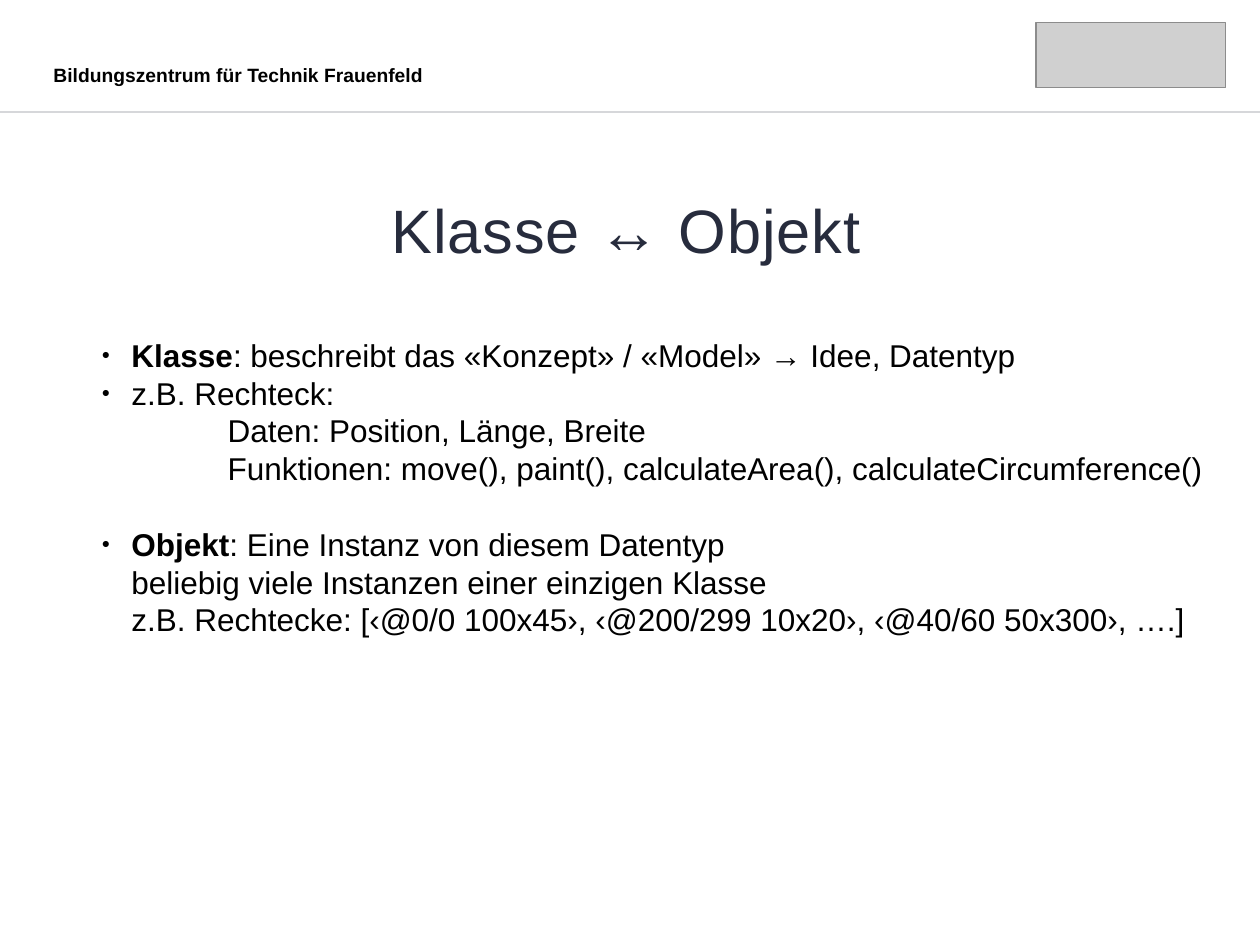
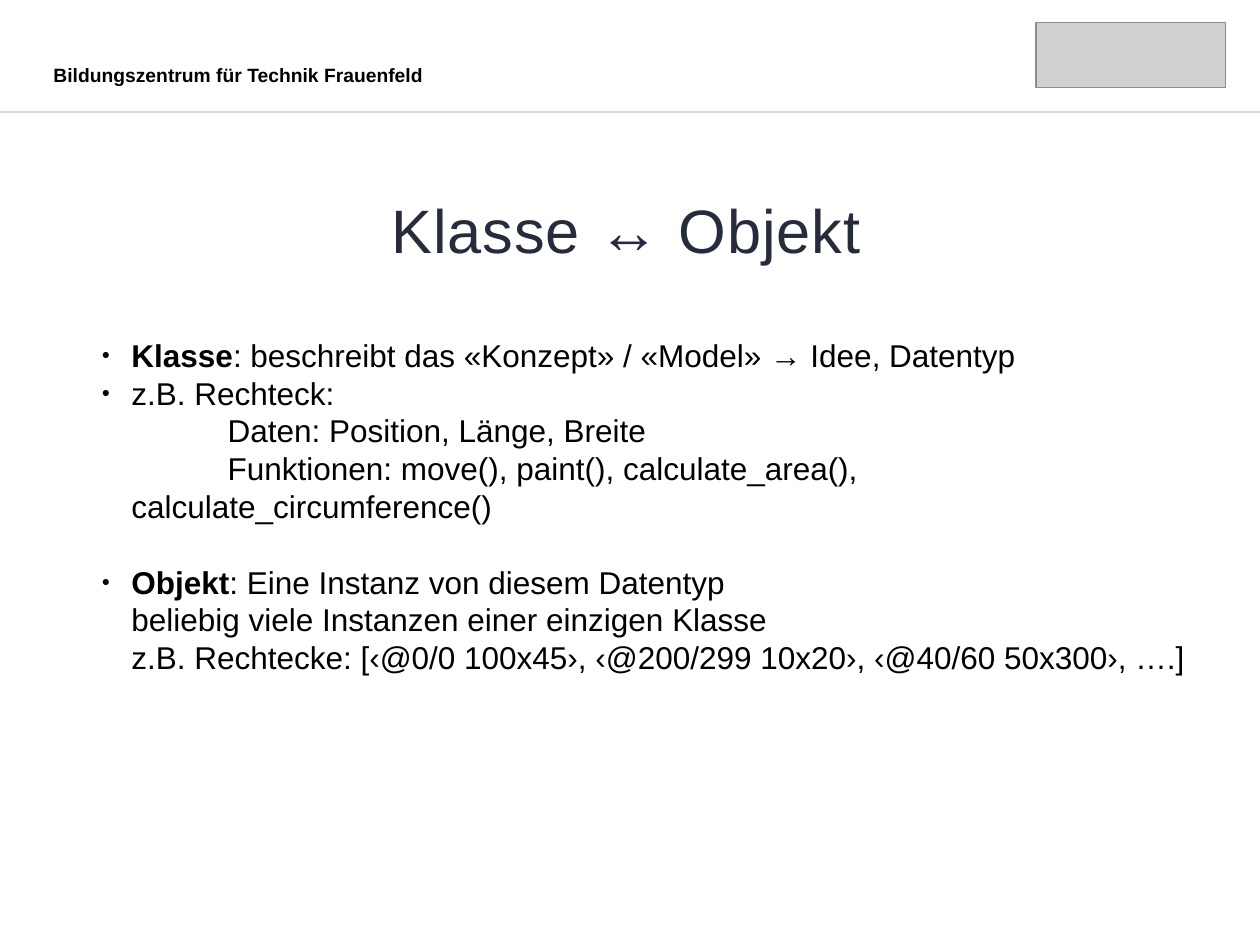
Before and after one commit to MicCalo/Applikationsentwicklung, a slide deck: slide 6 of Tag 7/Slides.odp. Drawn at 1260x945 pixels with LibreOffice and Linux fonts; fonts in the diff are those of the drawing; grey boxes stand for pictures. Boxes give left, top, right and bottom in pixels: in the first picture for what was removed or moved away, otherwise in the second. Text is boxed around its words. In the diff, an @@ line names an element or a change of style, - is before the commit and + after.

```diff
--- a/Tag 7/Slides.odp
+++ b/Tag 7/Slides.odp
@@ text at bbox=[131, 382, 857, 524]: text changed @@
-● z.B. Rechteck:
-  Daten: Position, Länge, Breite
-  Funktionen: move(), paint(), calculateArea(), calculateCircumference()
+● z.B. Rechteck:
+  Daten: Position, Länge, Breite
+  Funktionen: move(), paint(), calculate_area(), calculate_circumference()
```
Also in this commit, not shown: 3 other slides changed, 5 slides added, 1 slide removed, 12 other files.
